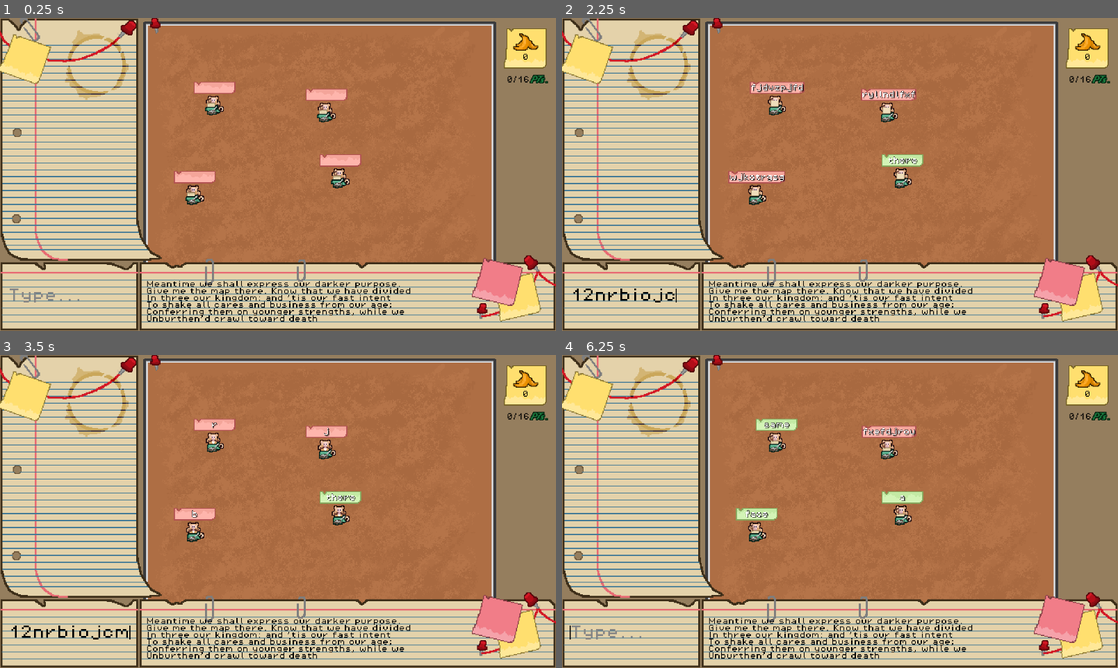
Above: before the commit, frames 1-4 (two rows, left to right).
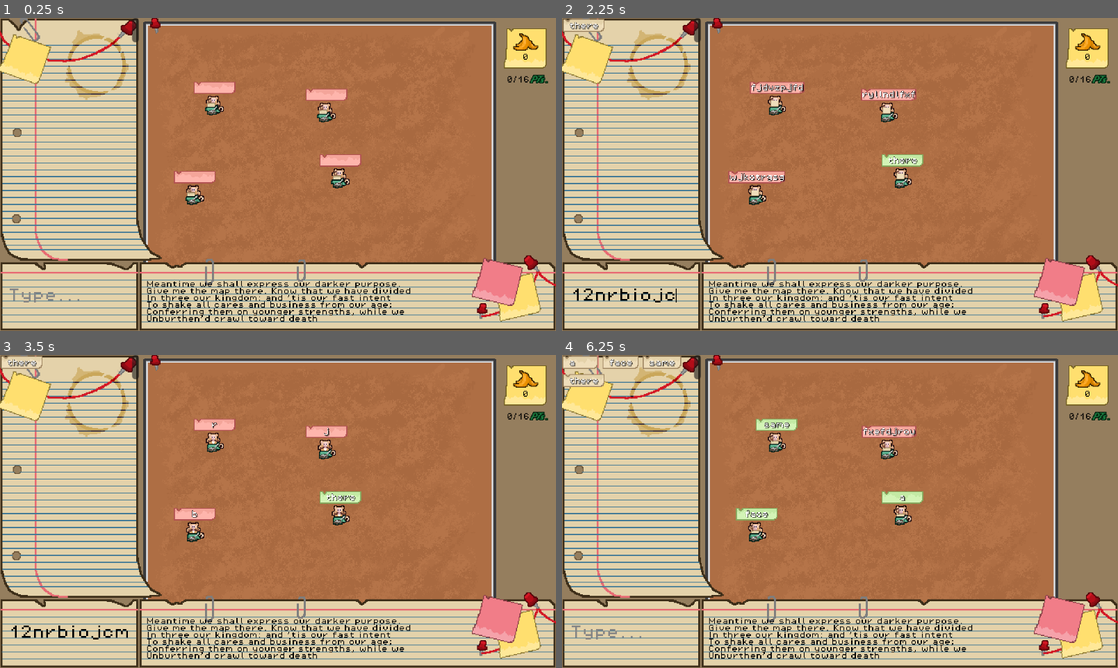
Above: after the commit, the same moments.

Repository: levienk/GMTK-Game-Jam-2024
Game: Godot game, scene res://game.tscn
The game is run twice, just before and just after one commit, with the same random seed, the same clock (stepped at 60 frames per second) and the same inputs.
Inputs (mouse positions are in pixels of both pictures, inside the frame that each line leads up to):
- Up to frame 1 (0.25 s): no input
- Up to frame 2 (2.25 s): click (634, 296) at 0.52 s; type "12" at 0.6 s; type "nr" at 1.25 s; type "biojcm" at 2 s
- Up to frame 3 (3.5 s): click (16, 361) at 2.77 s
- Up to frame 4 (6.25 s): click (578, 361) at 3.52 s; click (578, 361) at 4.27 s; tap Enter (submit) at 5 s; move the mouse to (962, 495) at 5.02 s; hold Enter (submit) 5.03-5.75 s; click (962, 495) at 5.17 s; click (578, 361) at 5.77 s

The runs differ from the first frame. In frame 1, less than 0.1% of the frame differs, in the area x 23-25%, y 0-8%; in frame 2, 0.3%; in frame 3, 0.3%; in frame 4, 0.8%, in the area x 0-25%, y 0-91%.

Commit message:
Change WordBox to a button

Diff:
--- a/h_flow_container.gd
+++ b/h_flow_container.gd
@@ -1,6 +1,6 @@
 extends FlowContainer
 
-@onready var WordBoxHolder = preload("res://word_box_holder.tscn")
+@onready var WordBox = preload("res://interface/word_box.tscn")
 
 # Called when the node enters the scene tree for the first time.
 func _ready() -> void:
@@ -21,8 +21,8 @@
 
 func _sort_by_name(a, b):
 
-	var text_a = a.get_node("WordBox/TextBoundary/Label").text
-	var text_b = b.get_node("WordBox/TextBoundary/Label").text
+	var text_a = a.get_node("TextBoundary/Label").text
+	var text_b = b.get_node("TextBoundary/Label").text
 	return  text_a < text_b
 
 # Called every frame. 'delta' is the elapsed time since the previous frame.
--- a/interface/bananas.gd
+++ b/interface/bananas.gd
@@ -4,3 +4,10 @@
 
 static func add_score(score: int):
 	bananas += score
+
+static func subtract_score(score: int) -> bool:
+	if bananas < score:
+		return false
+	else:
+		bananas -= score
+		return true
--- a/interface/line_edit.gd
+++ b/interface/line_edit.gd
@@ -14,6 +14,8 @@
 	# If the word was not already found
 	if not words_found.has(word) and not words_not_typed.has(word):
 		words_not_typed.append(word)
+		# TODO REMOVE
+		new_word_typed.emit(word)
 
 # When the user has entered a word
 func _input(event: InputEvent) -> void:
--- a/interface/text_boundary.gd
+++ b/interface/text_boundary.gd
@@ -8,4 +8,5 @@
 		$Label.size.x = max_length
 
 	size = $Label.size
-	size.x += 8
+	if $Label.size.x > 25:
+		size.x += 16
--- a/interface/word_box.gd
+++ b/interface/word_box.gd
@@ -1,65 +1,4 @@
-extends CharacterBody2D
-
-# This code is stolen from a YouTube video:
-# https://www.youtube.com/watch?v=GfGpXfbLVBA
-# https://gist.github.com/erdavids/bc303766260aa80ec58739ab8e914f57
-
-var draggingDistance
-var dir
-var dragging
-var newPosition = Vector2()
-
-var mouse_in = false
-
-@onready var collider = $WordBoxCollider
-
-func _ready():
-
-	# Anchor the collider in the center
-
-	var position = Vector2(
-		$TextBoundary.size.x / 2,
-		$TextBoundary.size.y / 2
-	)
-	collider.set_position(position)
-
-	# Size the collider to fit the text
-	var size = Vector2(
-		$TextBoundary.size.x - 2,
-		$TextBoundary.size.y - 4
-	)
-
-	var collider_shape = RectangleShape2D.new()
-	collider_shape.size = size
-
-	collider.set_shape(collider_shape)
-
-
-func _input(event):
-	if event is InputEventMouseButton:
-		if event.is_pressed() && mouse_in:
-			draggingDistance = position.distance_to(get_viewport().get_mouse_position())
-			dir = (get_viewport().get_mouse_position() - position).normalized()
-			dragging = true
-			newPosition = get_viewport().get_mouse_position() - draggingDistance * dir
-		else:
-			dragging = false
-
-	elif event is InputEventMouseMotion:
-		if dragging:
-			newPosition = get_viewport().get_mouse_position() - draggingDistance * dir
-
-func _physics_process(delta):
-	if dragging:
-		velocity = (newPosition - position) * Vector2(30, 30)
-		move_and_slide()
-
-func _on_text_boundary_mouse_entered() -> void:
-	mouse_in = true
-
-
-func _on_text_boundary_mouse_exited() -> void:
-	mouse_in = false
+extends TextureButton
 
 func set_text(text: String) -> void:
 
@@ -68,4 +7,8 @@
 	# Yes, both calls are required to update it...
 	$TextBoundary._ready()
 	$TextBoundary._ready()
-	_ready()
+
+	custom_minimum_size = $TextBoundary.size
+
+func create(word: String) -> void:
+	set_text(word)
--- a/interface/word_box.tscn
+++ b/interface/word_box.tscn
@@ -12,14 +12,10 @@
 outline_color = Color(0, 0, 0, 1)
 shadow_color = Color(0, 0, 0, 0.392157)
 
-[sub_resource type="RectangleShape2D" id="RectangleShape2D_v4xee"]
-
-[node name="WordBox" type="CharacterBody2D"]
-z_index = 8
+[node name="WordBox" type="TextureButton"]
 script = ExtResource("1_2qhla")
 
 [node name="TextBoundary" type="TextureRect" parent="."]
-z_index = 8
 offset_right = 48.0
 offset_bottom = 48.0
 texture = ExtResource("2_tixl6")
@@ -27,7 +23,6 @@
 script = ExtResource("3_yw6rr")
 
 [node name="Label" type="Label" parent="TextBoundary"]
-z_index = 8
 layout_mode = 1
 anchors_preset = 4
 anchor_top = 0.5
@@ -37,12 +32,6 @@
 offset_right = 34.0
 offset_bottom = 9.0
 grow_vertical = 2
-text = "out fo time"
+text = "aaaaaa"
 label_settings = SubResource("LabelSettings_flsi5")
 vertical_alignment = 1
-
-[node name="WordBoxCollider" type="CollisionShape2D" parent="."]
-shape = SubResource("RectangleShape2D_v4xee")
-
-[connection signal="mouse_entered" from="TextBoundary" to="." method="_on_text_boundary_mouse_entered"]
-[connection signal="mouse_exited" from="TextBoundary" to="." method="_on_text_boundary_mouse_exited"]
--- a/word_bank.gd
+++ b/word_bank.gd
@@ -1,37 +1,35 @@
 extends Area2D
 
 const size = Vector2(160, 280)
-@onready var collider = $WordBankCollider
-@onready var WordBoxHolder = preload("res://word_box_holder.tscn")
+@onready var WordBox = preload("res://interface/word_box.tscn")
 
 # Called when the node enters the scene tree for the first time.
 func _ready() -> void:
 
 	# Make the collider the right size, in the right place.
-	var position = Vector2(
-		size.x / 2,
-		size.y / 2
-	)
-	collider.set_position(position)
-
-	var collider_shape = RectangleShape2D.new()
-	collider_shape.size = size
-
-	collider.set_shape(collider_shape)
-
-	$FlowContainer.size = size
-
-
+	#var position = Vector2(
+		#size.x / 2,
+		#size.y / 2
+	#)
+	pass
+	#$ScrollContainer.size = size
+	#$ScrollContainer/FlowContainer.size = size
+	#$ScrollContainer/FlowContainer.custom_minimum_size = size
 
 
 # Called every frame. 'delta' is the elapsed time since the previous frame.
 func _process(delta: float) -> void:
+	print($ScrollContainer.size)
+	print($ScrollContainer.custom_minimum_size)
+	print($ScrollContainer/FlowContainer.size)
+	print($ScrollContainer/FlowContainer.custom_minimum_size)
+
 	pass
 
 
 func _on_line_edit_new_word_typed(word: String) -> void:
 
-	var new_word_container = WordBoxHolder.instantiate()
+	var new_word_container = WordBox.instantiate()
 	new_word_container.create(word)
-	$FlowContainer.add_child(new_word_container)
-	$FlowContainer.sort_children()
+	$ScrollContainer/FlowContainer.add_child(new_word_container)
+	$ScrollContainer/FlowContainer.sort_children()
--- a/word_bank.tscn
+++ b/word_bank.tscn
@@ -1,20 +1,20 @@
-[gd_scene load_steps=4 format=3 uid="uid://dxewiah0bqiki"]
+[gd_scene load_steps=3 format=3 uid="uid://yswp1x6mlj2a"]
 
 [ext_resource type="Script" path="res://word_bank.gd" id="1_5vbw8"]
 [ext_resource type="Script" path="res://h_flow_container.gd" id="2_rs8d5"]
 
-[sub_resource type="RectangleShape2D" id="RectangleShape2D_2hqu2"]
-size = Vector2(160, 280)
-
 [node name="WordBank" type="Area2D"]
 script = ExtResource("1_5vbw8")
 
-[node name="WordBankCollider" type="CollisionShape2D" parent="."]
-shape = SubResource("RectangleShape2D_2hqu2")
+[node name="ScrollContainer" type="ScrollContainer" parent="."]
+offset_right = 160.0
+offset_bottom = 28.0
+horizontal_scroll_mode = 0
+vertical_scroll_mode = 2
 
-[node name="FlowContainer" type="FlowContainer" parent="."]
+[node name="FlowContainer" type="HFlowContainer" parent="ScrollContainer"]
 top_level = true
 clip_contents = true
-offset_right = 40.0
-offset_bottom = 40.0
+custom_minimum_size = Vector2(160, 40)
+layout_mode = 2
 script = ExtResource("2_rs8d5")
--- a/word_box_holder.gd
+++ /dev/null
@@ -1,15 +0,0 @@
-extends Control
-# Called when the node enters the scene tree for the first time.
-func _ready() -> void:
-	pass # Replace with function body.
-
-
-# Called every frame. 'delta' is the elapsed time since the previous frame.
-func _process(delta: float) -> void:
-	pass
-
-func create(word: String) -> void:
-
-	$WordBox.set_text(word)
-
-	self.custom_minimum_size = $WordBox/TextBoundary.size
--- a/word_box_holder.tscn
+++ /dev/null
@@ -1,15 +0,0 @@
-[gd_scene load_steps=3 format=3 uid="uid://c67iy4pmtipyr"]
-
-[ext_resource type="Script" path="res://word_box_holder.gd" id="1_tnuv2"]
-[ext_resource type="PackedScene" uid="uid://dv6x0kvxxur1q" path="res://interface/word_box.tscn" id="2_3bvp7"]
-
-[node name="WordBoxHolder" type="CenterContainer"]
-z_index = 10
-anchors_preset = 15
-anchor_right = 1.0
-anchor_bottom = 1.0
-grow_horizontal = 2
-grow_vertical = 2
-script = ExtResource("1_tnuv2")
-
-[node name="WordBox" parent="." instance=ExtResource("2_3bvp7")]
Not shown: 1 places in game.tscn that only renumber resources
Not shown: 1 places in interface/word_box.tscn that only renumber resources
